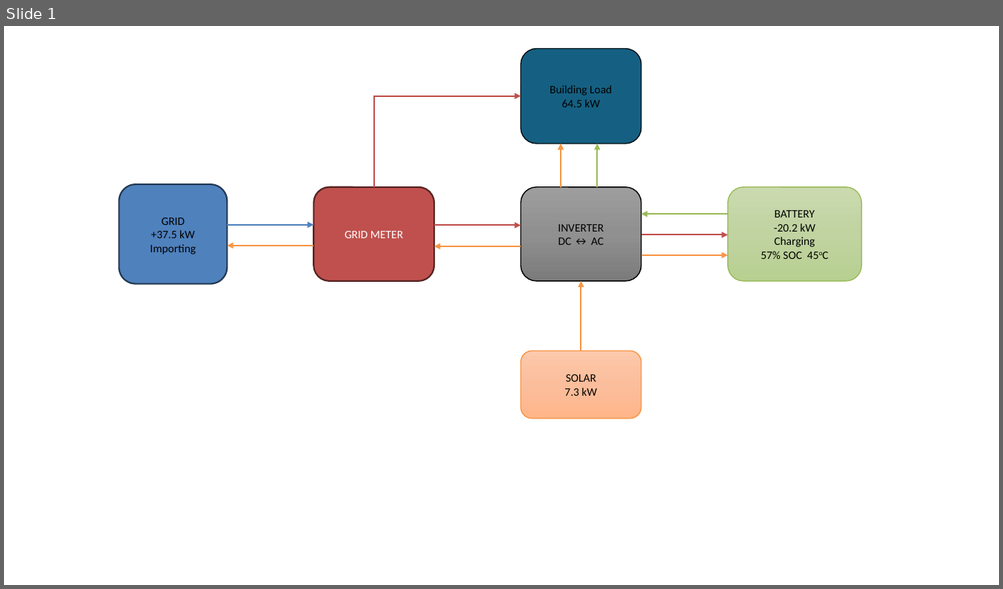
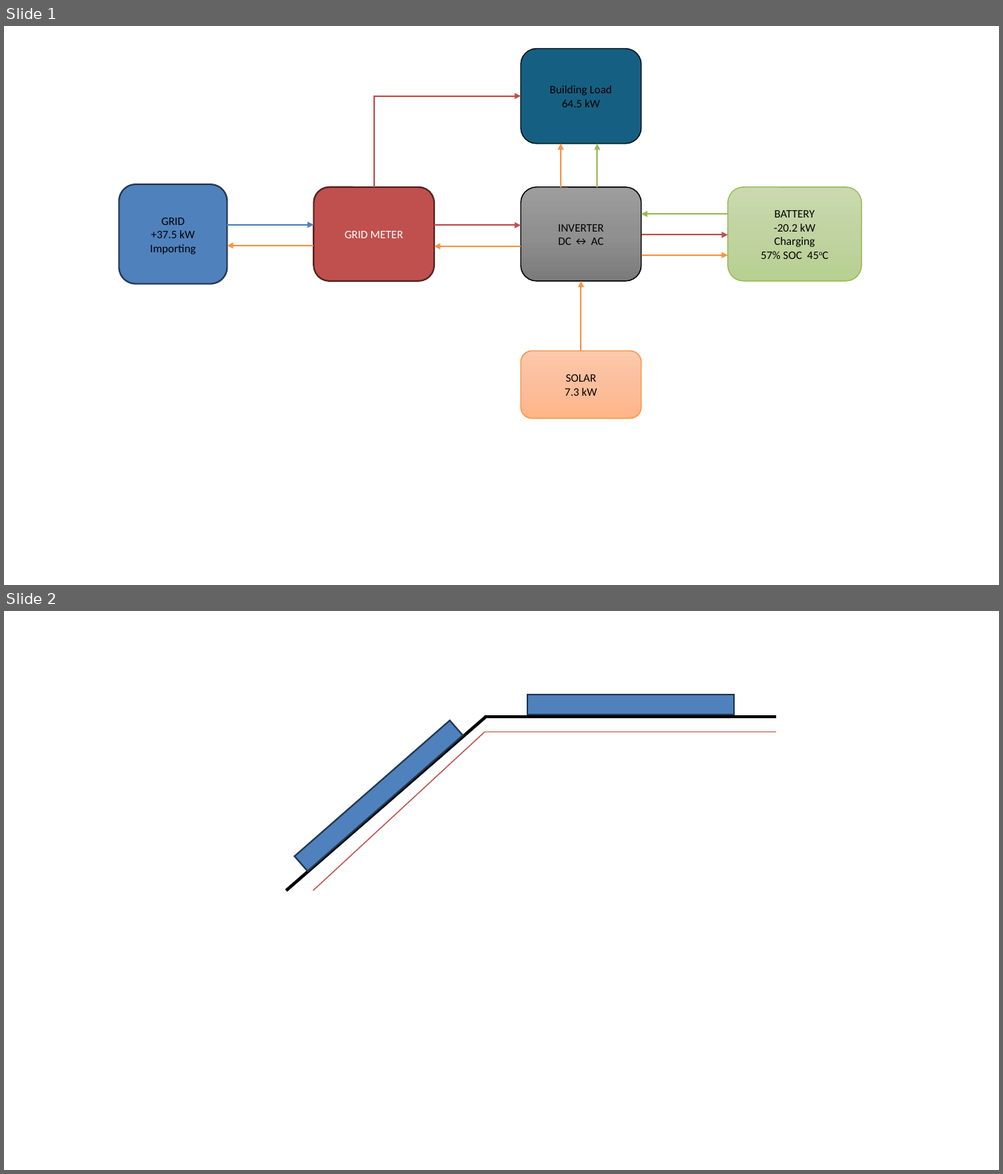
Before and after one commit to pdorey/energy_monitor, a slide deck: Presentation1.pptx. Shown one above the other, each under a label of ours: slide 1 before the commit, slides 1 and 2 after it. The pictures are 1003x589 and 1003x1174 pixels, drawn with LibreOffice and Linux fonts; fonts in the diff are those of the drawing. Boxes give left, top, right and bottom in pixels: in the first picture for what was removed or moved away, otherwise in the second. Text is boxed around its words. In the diff, an @@ line names an element or a change of style, - is before the commit and + after.

```diff
--- a/Presentation1.pptx
+++ b/Presentation1.pptx
@@ slide 2 added at [4, 611, 999, 1170], background #FFFFFF @@
@@ rectangle added at [528, 695, 734, 715], fill #4F81BD, outline #233953 1.5 pt @@
@@ line added from (286, 891) to (485, 717), #000000 3 pt @@
@@ rectangle added at [295, 721, 464, 872], fill #4F81BD, outline #233953 1.5 pt @@
@@ line added from (484, 717) to (776, 717), #000000 3 pt @@
@@ line added from (313, 891) to (484, 732), #C0504D 1 pt @@
@@ line added from (484, 732) to (776, 732), #C0504D 1 pt @@
```
Also in this commit, not shown: 31 other files.
